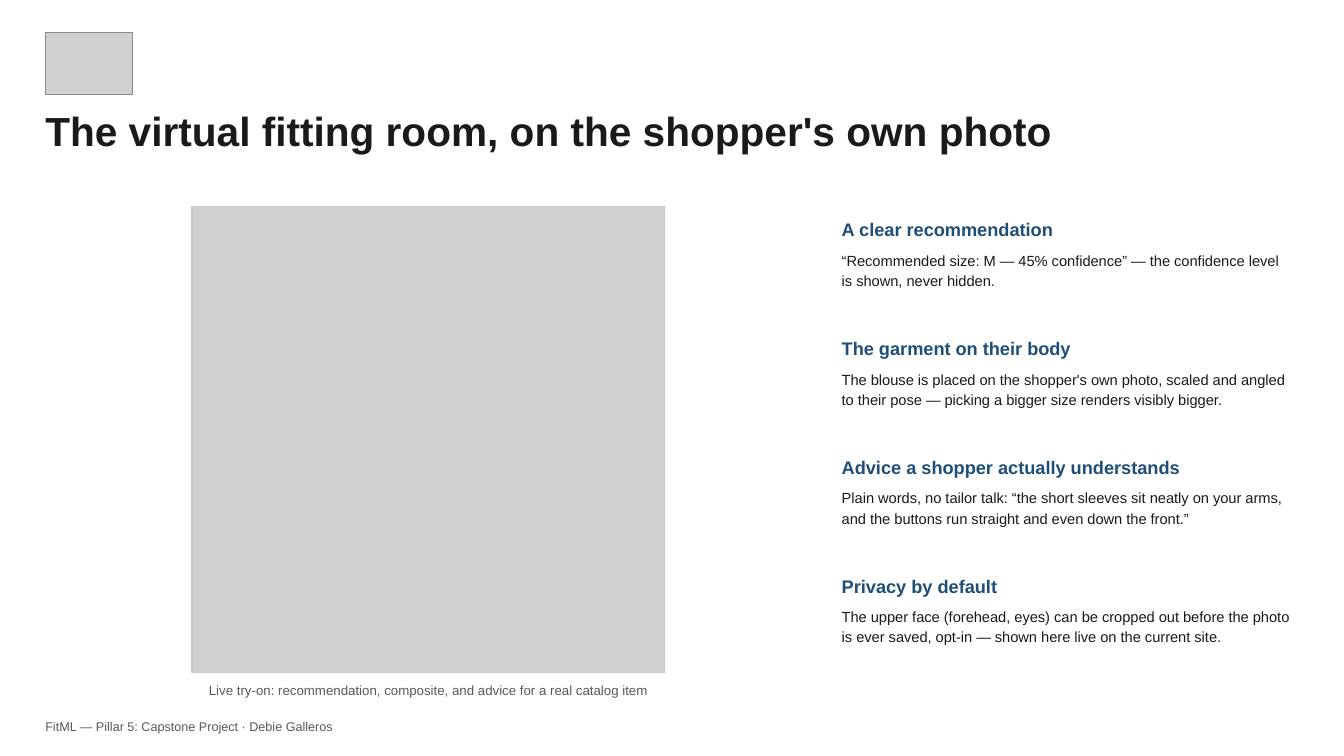
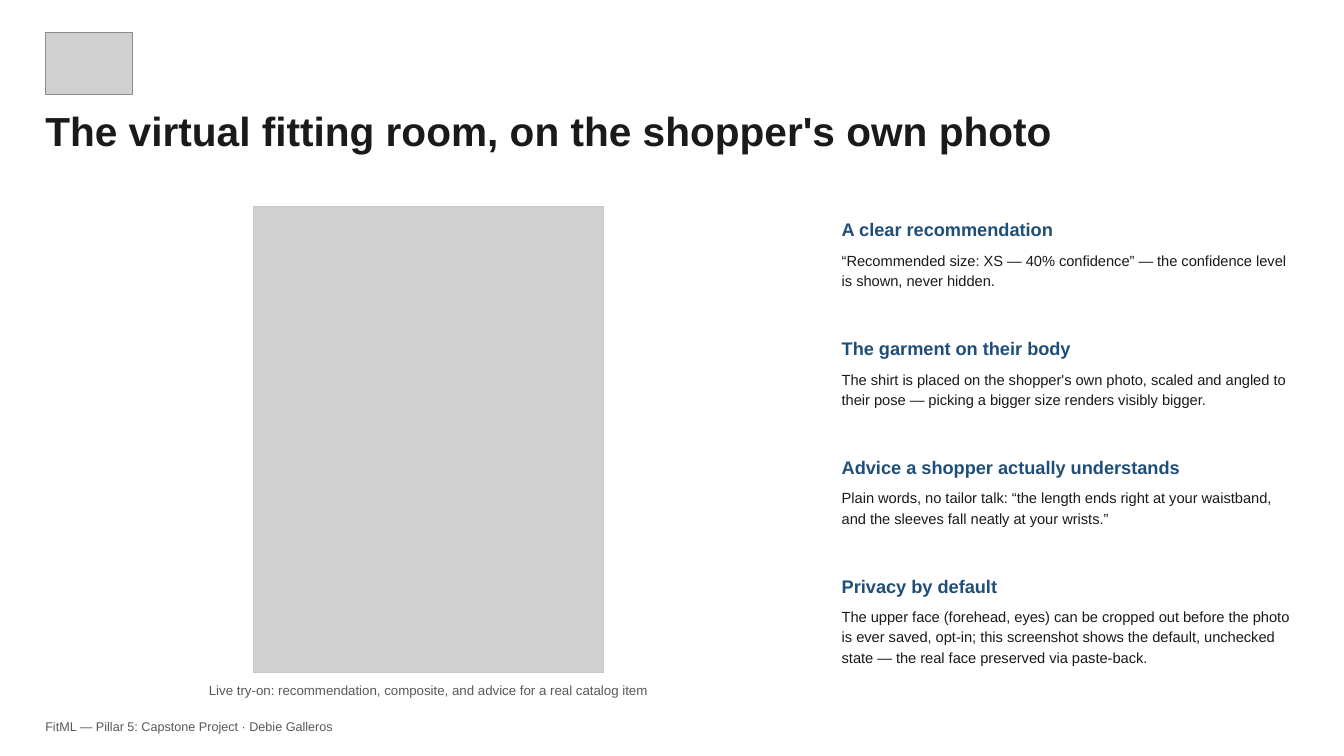
Before and after one commit to debiegalleros/fitml-capstone, a slide deck: slide 4 of submission/Debie_Galleros_Pillar5_CapstoneProject_BusinessDeck.pptx. Drawn at 1344x756 pixels with LibreOffice and Linux fonts; fonts in the diff are those of the drawing; grey boxes stand for pictures. Boxes give left, top, right and bottom in pixels: in the first picture for what was removed or moved away, otherwise in the second. Text is boxed around its words. In the diff, an @@ line names an element or a change of style, - is before the commit and + after.

```diff
--- a/submission/Debie_Galleros_Pillar5_CapstoneProject_BusinessDeck.pptx
+++ b/submission/Debie_Galleros_Pillar5_CapstoneProject_BusinessDeck.pptx
@@ rectangle: place and size @@
-rectangle at [193,207,665,673]
+rectangle at [254,207,604,673]
@@ picture: place and size @@
-picture at [193,207,665,673]
+picture at [254,207,604,673]
@@ text at [842,255,1286,288]: text changed @@
-“Recommended size: M — 45% confidence” — the confidence level is shown, never hidden.
+“Recommended size: XS — 40% confidence” — the confidence level is shown, never hidden.
@@ text at [842,374,1286,408]: text changed @@
-The blouse is placed on the shopper's own photo, scaled and angled to their pose — picking a bigger size renders visibly bigger.
+The shirt is placed on the shopper's own photo, scaled and angled to their pose — picking a bigger size renders visibly bigger.
@@ text at [842,492,1272,527]: text changed @@
-Plain words, no tailor talk: “the short sleeves sit neatly on your arms, and the buttons run straight and even down the front.”
+Plain words, no tailor talk: “the length ends right at your waistband, and the sleeves fall neatly at your wrists.”
@@ text at [842,611,1290,666]: text changed @@
-The upper face (forehead, eyes) can be cropped out before the photo is ever saved, opt-in — shown here live on the current site.
+The upper face (forehead, eyes) can be cropped out before the photo is ever saved, opt-in; this screenshot shows the default, unchecked state — the real face preserved via paste-back.
```
Also in this commit, not shown: 1 other file.
